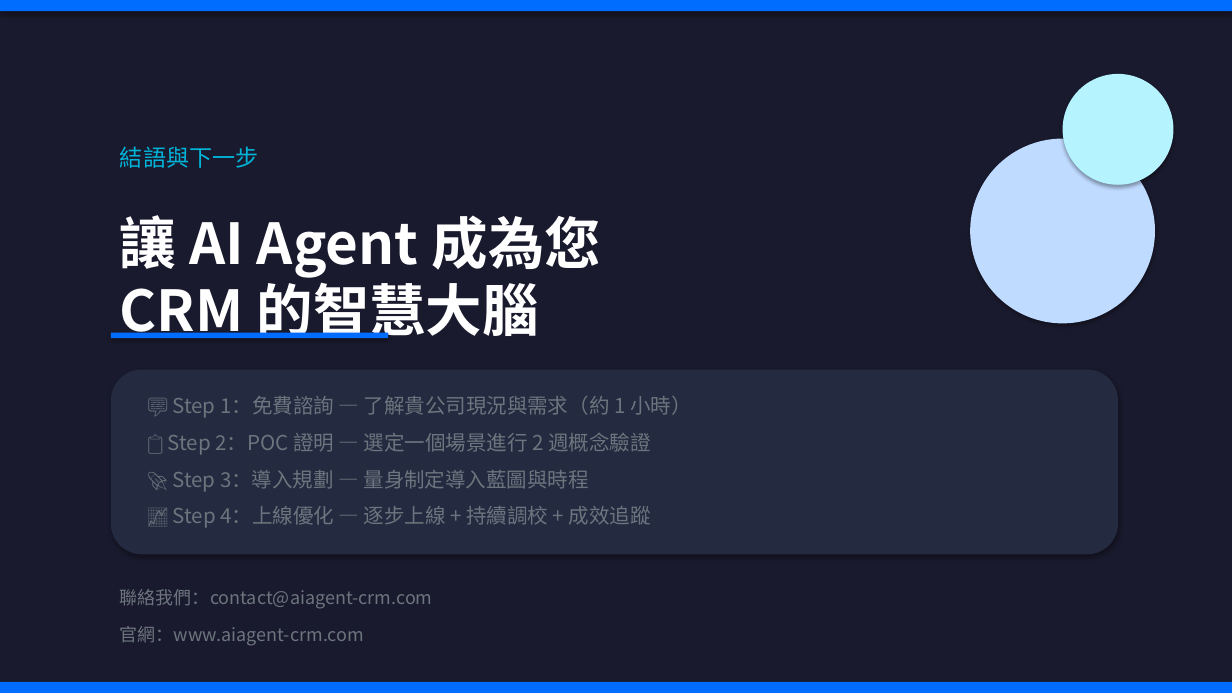
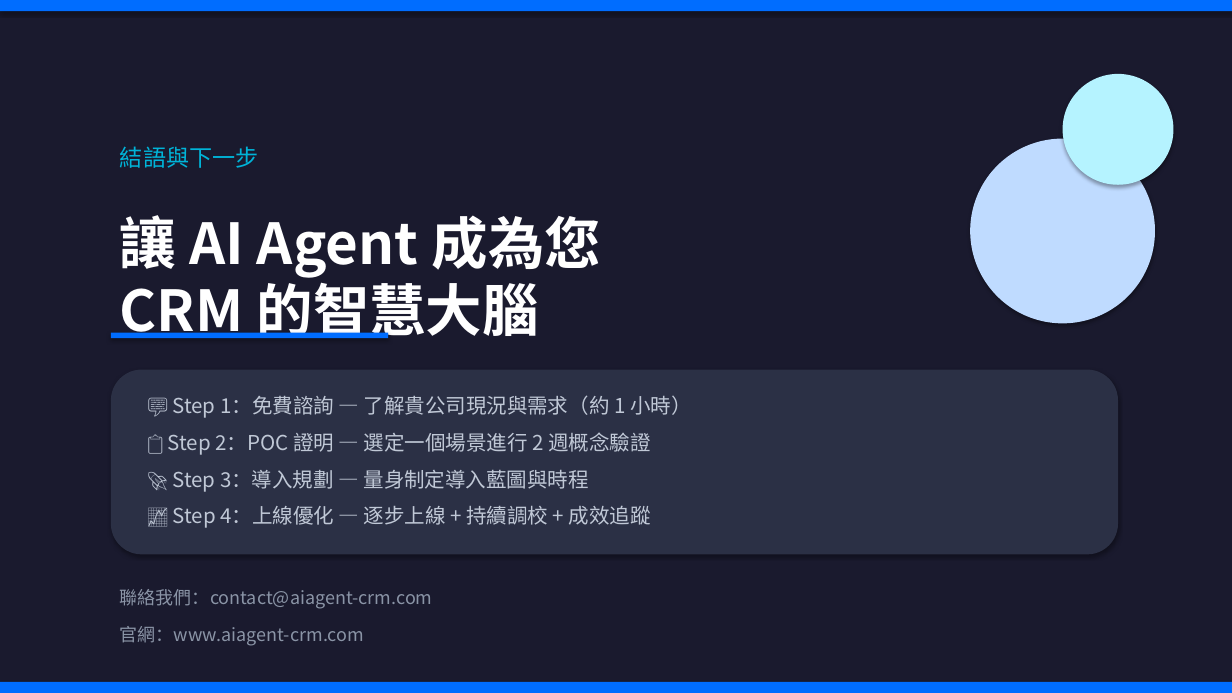
Before and after one commit to paul03050/pptx_test, a slide deck: slide 12 of AI_Agent_CRM_數位轉型方案.pptx. Drawn at 1232x693 pixels with LibreOffice and Linux fonts; fonts in the diff are those of the drawing. Boxes give left, top, right and bottom in pixels: in the first picture for what was removed or moved away, otherwise in the second. Text is boxed around its words. In the diff, an @@ line names an element or a change of style, - is before the commit and + after.

```diff
--- a/AI_Agent_CRM_數位轉型方案.pptx
+++ b/AI_Agent_CRM_數位轉型方案.pptx
@@ rounded rectangle at <box>111,370,1118,555</box>: fill #242A40 to #2B3045 @@
@@ text colour #6C757D to #C0C8D6 in 4 elements at <box>173,395,691,418</box>, <box>168,432,650,455</box>, <box>172,470,589,492</box>, <box>173,505,651,528</box> @@
@@ text "聯絡我們：contact@aiagent-crm.com" at <box>120,589,433,609</box>: text colour #6C757D to #8A94A6 @@
@@ text "官網：www.aiagent-crm.com" at <box>120,626,364,646</box>: text colour #6C757D to #8A94A6 @@
```
Also in this commit, not shown: 11 other slides changed, 2 other files.
